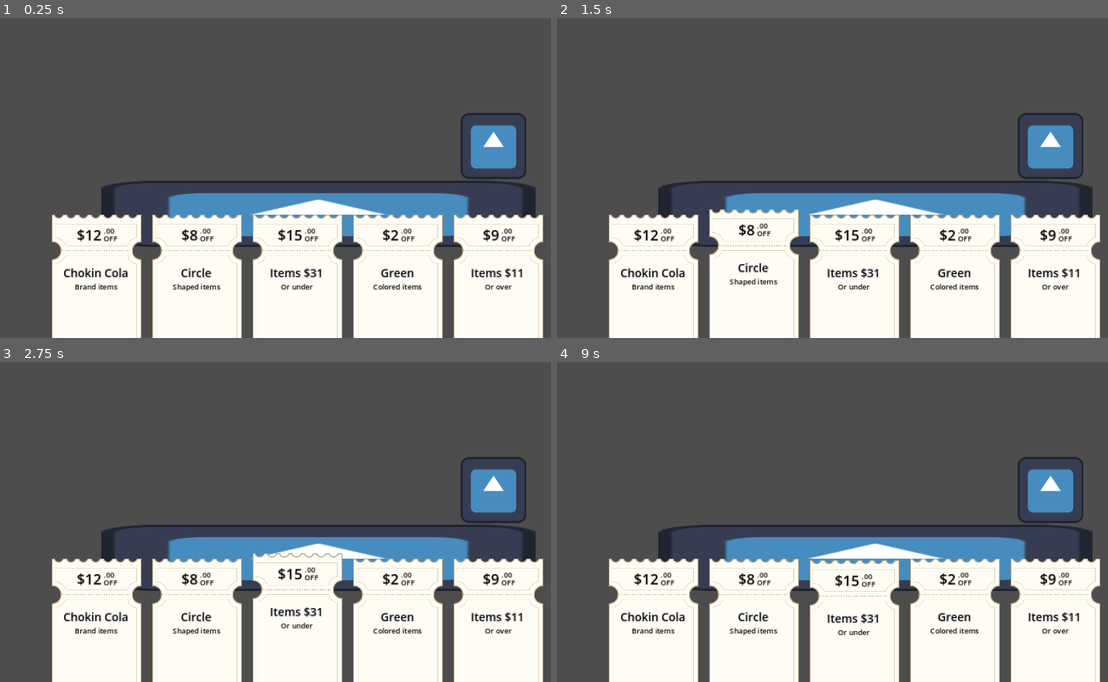
Above: before the commit, frames 1-4 (two rows, left to right).
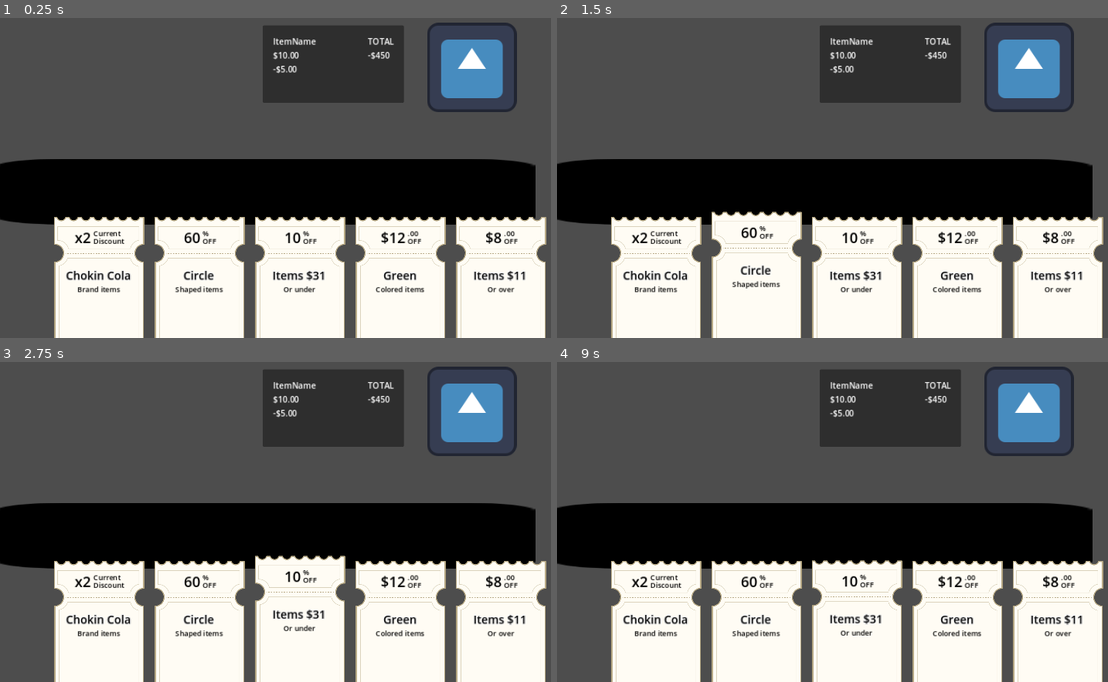
Above: after the commit, the same moments.

Repository: bits-by-brandon/coupon-game
Game: Godot game, scene res://scenes/main/main.tscn
Two runs of this game, one before a commit and one after it. Both use one fixed random seed, a clock stepped at 60 frames per second and the inputs below. The engine's default icon, where the game draws it, is replaced by a stand-in: a white triangle on a blue panel in a dark square.
Inputs (mouse positions are in pixels of both pictures, inside the frame that each line leads up to):
- Up to frame 1 (0.25 s): no input
- Up to frame 2 (1.5 s): tap Enter at 0.5 s; drag from (656, 283) to (926, 78) at 0.52 s; tap Space at 1.25 s; drag from (755, 283) to (832, 229) at 1.27 s
- Up to frame 3 (2.75 s): tap Enter at 2 s; move the mouse to (297, 624) at 2.02 s; hold Right from 2.03 s (still down); tap Z at 2.1 s; click (297, 624) at 2.17 s
- Up to frame 4 (9 s): release Right at 2.75 s; tap Space at 2.75, 4.25 s; drag from (953, 627) to (678, 448) at 2.77 s; tap Enter at 3.5 s; drag from (1052, 627) to (898, 502) at 3.52 s; drag from (678, 448) to (771, 413) at 4.27 s; move the mouse to (898, 502) at 5.02 s; hold Down 5.03-5.75 s; tap V at 5.1 s; click (898, 502) at 5.17 s; drag from (771, 413) to (744, 518) at 5.77 s; move the mouse to (1003, 483) at 6.52 s; hold Up 6.53-7.25 s; tap Delete at 6.6 s; drag from (744, 518) to (832, 573) at 7.27 s; move the mouse to (926, 422) at 8.02 s; hold Down 8.03-8.75 s; tap R at 8.1 s; drag from (832, 573) to (678, 448) at 8.77 s

The runs differ from the first frame. In frame 1, 35% of the frame differs, in the area x 0-100%, y 1-100%; in frame 2, 35%; in frame 3, 35%; in frame 4, 35%.

Commit message:
discounts

Diff:
--- a/data/coupon_data.gd
+++ b/data/coupon_data.gd
@@ -11,7 +11,3 @@
 
 @export var filters : Array[Filter] = []
 @export var discount : Discount
-# @export var discount_type : DiscountType
-# @export var discount_value : float
-# ## Used for BOGO
-# @export var discount_secondary : float
--- a/data/discount.gd
+++ b/data/discount.gd
@@ -4,8 +4,12 @@
 var value : float
 
 static func create_random() -> Discount:
-  assert(false, "Not implemented yet")
+  assert(false, "create_random() not implemented yet")
   return Discount.new()
+
+func apply(item : ItemEntity) -> float:
+  assert(false, "apply() not implemented yet")
+  return item.current_price
 
 func get_primary() -> String:
   return "$0"
--- /dev/null
+++ b/data/discounts/free_discount.gd
@@ -0,0 +1,19 @@
+class_name FreeDiscount
+extends Discount
+
+static func create_random() -> Discount:
+  var discount = MultiplyDiscount.new()
+  discount.value = float(randi_range(2, 4))
+  return discount
+
+func apply(item : ItemEntity) -> float:
+  return max(item.current_price, 0)
+
+func get_primary() -> String:
+  return "FREE"
+
+func get_super() -> String:
+  return ""
+
+func get_sub() -> String:
+  return ""
--- /dev/null
+++ b/data/discounts/multiply_discount.gd
@@ -0,0 +1,19 @@
+class_name MultiplyDiscount
+extends Discount
+
+static func create_random() -> Discount:
+  var discount = MultiplyDiscount.new()
+  discount.value = float(randi_range(2, 4))
+  return discount
+
+func apply(item : ItemEntity) -> float:
+  return item.get_current_discount() * value
+
+func get_primary() -> String:
+  return "x%s" % [str(value)]
+
+func get_super() -> String:
+  return "Current"
+
+func get_sub() -> String:
+  return "Discount"
--- /dev/null
+++ b/data/discounts/percent_discount.gd
@@ -0,0 +1,19 @@
+class_name PercentageDiscount
+extends Discount
+
+static func create_random() -> Discount:
+  var discount = PercentageDiscount.new()
+  discount.value = float(randi_range(1, 8) * 10)
+  return discount
+
+func apply(item : ItemEntity) -> float:
+  return item.current_price - (item.base_price * value)
+
+func get_primary() -> String:
+  return str(value)
+
+func get_super() -> String:
+  return "%"
+
+func get_sub() -> String:
+  return "OFF"
--- a/data/discounts/static_discount.gd
+++ b/data/discounts/static_discount.gd
@@ -5,6 +5,9 @@
   var discount = StaticDiscount.new()
   discount.value = float(randi_range(1, 20))
   return discount
+
+func apply(item : ItemEntity) -> float:
+  return item.current_price - value
 
 func get_primary() -> String:
   return "$%s" % [str(value)]
--- a/data/filter.gd
+++ b/data/filter.gd
@@ -6,55 +6,18 @@
   Min
 }
 
-@export var colors : Array[ItemData.ItemColor]
-@export var seasons : Array[ItemData.Season]
-@export var expiration_value : int
-@export var expiration_operator : Operator
+# @export var seasons : Array[ItemData.Season]
+# @export var expiration_value : int
+# @export var expiration_operator : Operator
 
 static func create_random() -> Filter:
   assert(false, "Not implemented yet")
   return Filter.new()
 
-func apply(entity: ItemEntity) -> bool:
+func apply(_entity: ItemEntity) -> bool:
   assert(false, "Not implemented yet")
   return false
-  # if categories != null:
-  #   if !any_in_array(entity.data.category, categories):
-  #     return false
 
-  # if companies != null:
-  #   if !any_in_array(entity.data.company, companies):
-  #     return false
-
-  # if shapes != null:
-  #   if !shapes.any(entity.shape):
-  #     return false
-
-  # if colors != null:
-  #   if !colors.any(entity.color):
-  #     return false
-
-  # if price_value != null && price_operator != null:
-  #   if price_operator == Operator.Max:
-  #     if entity.price > price_value:
-  #       return false
-  #   else:
-  #     if entity.price < price_value:
-  #       return false
-
-  # if seasons != null:
-  #   if !any_in_array(entity.data.season, seasons):
-  #     return false
-
-  # if expiration_value != null && expiration_operator != null:
-  #   if expiration_operator == Operator.Max:
-  #     if entity.expiration > expiration_value:
-  #       return false
-  #   else:
-  #     if entity.expiration < expiration_value:
-  #       return false
-
-  # return true
 func get_label() -> String:
   return "Filter"
 
--- a/data/item_data.gd
+++ b/data/item_data.gd
@@ -5,7 +5,7 @@
 	None,
 	Frozen,
 	Drink,
-	Desert,
+	Dessert,
 	Fruit,
 	Meat,
 	Clothes,
--- a/scenes/item_entity/item_entity.gd
+++ b/scenes/item_entity/item_entity.gd
@@ -13,3 +13,6 @@
 
 func init(item : ItemData):
 	sprite.texture = item.texture
+
+func get_current_discount() -> float:
+	return base_price - current_price
--- a/scenes/main/main.gd
+++ b/scenes/main/main.gd
@@ -1,6 +1,12 @@
 extends Node
 
 @onready var hand : Container = %Hand
+@onready var pos1 : Marker2D = %Position1
+@onready var pos2 : Marker2D = %Position2
+@onready var pos3 : Marker2D = %Position3
+@onready var pos4 : Marker2D = %Position4
+@onready var entry_pos : Marker2D = %EntryPosition
+
 @export var hand_size : int = 5
 
 # Called when the node enters the scene tree for the first time.
@@ -39,6 +45,9 @@
 func create_random_discount() -> Discount:
 	var discounts := [
 		StaticDiscount,
+		PercentageDiscount,
+		MultiplyDiscount,
+		FreeDiscount,
 	]
 
 	return discounts.pick_random().create_random()
--- a/scenes/main/main.tscn
+++ b/scenes/main/main.tscn
@@ -6,42 +6,103 @@
 [sub_resource type="PhysicsMaterial" id="PhysicsMaterial_phbqo"]
 
 [sub_resource type="RectangleShape2D" id="RectangleShape2D_1y7un"]
-size = Vector2(836, 122)
+size = Vector2(1083, 122)
 
 [node name="Node" type="Node"]
 script = ExtResource("1_lq2ey")
 
+[node name="Register" type="Node2D" parent="."]
+position = Vector2(525, 146)
+
+[node name="PanelContainer" type="PanelContainer" parent="Register"]
+offset_left = -15.0
+offset_top = -55.0
+offset_right = 259.0
+offset_bottom = 96.0
+
+[node name="MarginContainer" type="MarginContainer" parent="Register/PanelContainer"]
+layout_mode = 2
+theme_override_constants/margin_left = 20
+theme_override_constants/margin_top = 20
+theme_override_constants/margin_right = 20
+theme_override_constants/margin_bottom = 20
+
+[node name="HBoxContainer" type="HBoxContainer" parent="Register/PanelContainer/MarginContainer"]
+layout_mode = 2
+
+[node name="VBoxContainer" type="VBoxContainer" parent="Register/PanelContainer/MarginContainer/HBoxContainer"]
+layout_mode = 2
+
+[node name="Label" type="Label" parent="Register/PanelContainer/MarginContainer/HBoxContainer/VBoxContainer"]
+layout_mode = 2
+text = "ItemName"
+
+[node name="Label2" type="Label" parent="Register/PanelContainer/MarginContainer/HBoxContainer/VBoxContainer"]
+layout_mode = 2
+text = "$10.00"
+
+[node name="Label3" type="Label" parent="Register/PanelContainer/MarginContainer/HBoxContainer/VBoxContainer"]
+layout_mode = 2
+text = "-$5.00"
+
+[node name="Spacer" type="Control" parent="Register/PanelContainer/MarginContainer/HBoxContainer"]
+layout_mode = 2
+size_flags_horizontal = 3
+
+[node name="VBoxContainer2" type="VBoxContainer" parent="Register/PanelContainer/MarginContainer/HBoxContainer"]
+layout_mode = 2
+
+[node name="Label4" type="Label" parent="Register/PanelContainer/MarginContainer/HBoxContainer/VBoxContainer2"]
+layout_mode = 2
+text = "TOTAL"
+
+[node name="Label5" type="Label" parent="Register/PanelContainer/MarginContainer/HBoxContainer/VBoxContainer2"]
+layout_mode = 2
+text = "-$450"
+
 [node name="Cashier" type="Node2D" parent="."]
-position = Vector2(958, 326)
+position = Vector2(939, 196)
 
 [node name="Sprite2D" type="Sprite2D" parent="Cashier"]
+position = Vector2(-23, -23)
+scale = Vector2(1.35938, 1.35938)
 texture = ExtResource("2_7bwq3")
 
 [node name="Positions" type="Node2D" parent="."]
+position = Vector2(0, -43)
 
 [node name="Position1" type="Marker2D" parent="Positions"]
-position = Vector2(890, 416)
+unique_name_in_owner = true
+position = Vector2(882, 413)
 
 [node name="Position2" type="Marker2D" parent="Positions"]
-position = Vector2(592, 416)
+unique_name_in_owner = true
+position = Vector2(584, 413)
 
 [node name="Position3" type="Marker2D" parent="Positions"]
-position = Vector2(428, 416)
+unique_name_in_owner = true
+position = Vector2(420, 413)
 
 [node name="Position4" type="Marker2D" parent="Positions"]
-position = Vector2(285, 416)
+unique_name_in_owner = true
+position = Vector2(248, 413)
+
+[node name="EntryPosition" type="Marker2D" parent="Positions"]
+unique_name_in_owner = true
+position = Vector2(-120, 307)
 
 [node name="ConveyerBelt" type="StaticBody2D" parent="."]
-position = Vector2(424, 404)
+position = Vector2(424, 361)
 physics_material_override = SubResource("PhysicsMaterial_phbqo")
 
 [node name="Sprite2D" type="Sprite2D" parent="ConveyerBelt"]
-position = Vector2(194, 54)
-scale = Vector2(6.59375, 1)
+modulate = Color(0, 0, 0, 1)
+position = Vector2(91, 54)
+scale = Vector2(8.20312, 1)
 texture = ExtResource("2_7bwq3")
 
 [node name="CollisionShape2D" type="CollisionShape2D" parent="ConveyerBelt"]
-position = Vector2(190, 54)
+position = Vector2(74.5, 54)
 shape = SubResource("RectangleShape2D_1y7un")
 
 [node name="CanvasLayer" type="CanvasLayer" parent="."]
@@ -52,10 +113,10 @@
 anchor_top = 1.0
 anchor_right = 1.0
 anchor_bottom = 1.0
-offset_left = 100.0
-offset_top = -241.0
-offset_right = -100.0
-offset_bottom = 32.0
+offset_left = 105.0
+offset_top = -236.0
+offset_right = -95.0
+offset_bottom = 37.0
 grow_horizontal = 2
 grow_vertical = 0
 theme_override_constants/separation = 20
Binary file added: assets/fonts/pangram/PPPangramSansRounded-Bold.otf
Binary file added: assets/fonts/pangram/PPPangramSansRounded-Bold.ttf
Binary file added: assets/fonts/pangram/PPPangramSansRounded-Bold.woff
Binary file added: assets/fonts/pangram/PPPangramSansRounded-Bold.woff2
Binary file added: assets/fonts/pangram/PPPangramSansRounded-CompactBold.otf
Binary file added: assets/fonts/pangram/PPPangramSansRounded-CompactBold.ttf
Binary file added: assets/fonts/pangram/PPPangramSansRounded-CompactBold.woff
Binary file added: assets/fonts/pangram/PPPangramSansRounded-CompactBold.woff2
Binary file added: assets/fonts/pangram/PPPangramSansRounded-CompactBoldItalic.otf
Binary file added: assets/fonts/pangram/PPPangramSansRounded-CompactBoldItalic.ttf
Binary file added: assets/fonts/pangram/PPPangramSansRounded-CompactBoldItalic.woff
Binary file added: assets/fonts/pangram/PPPangramSansRounded-CompactBoldItalic.woff2
(and 109 more such lines)
